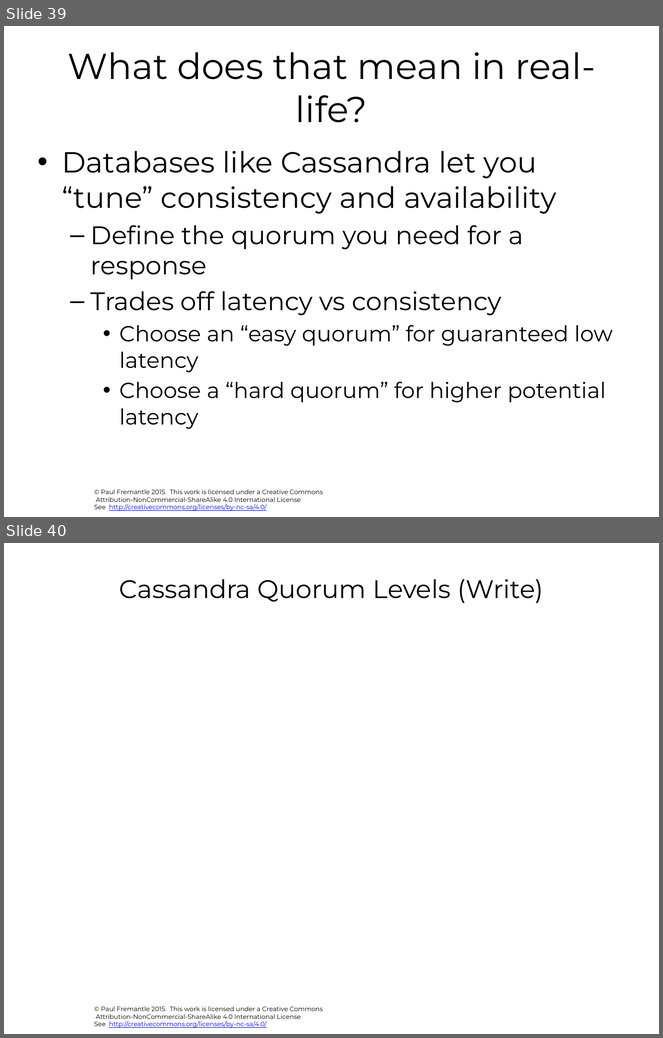
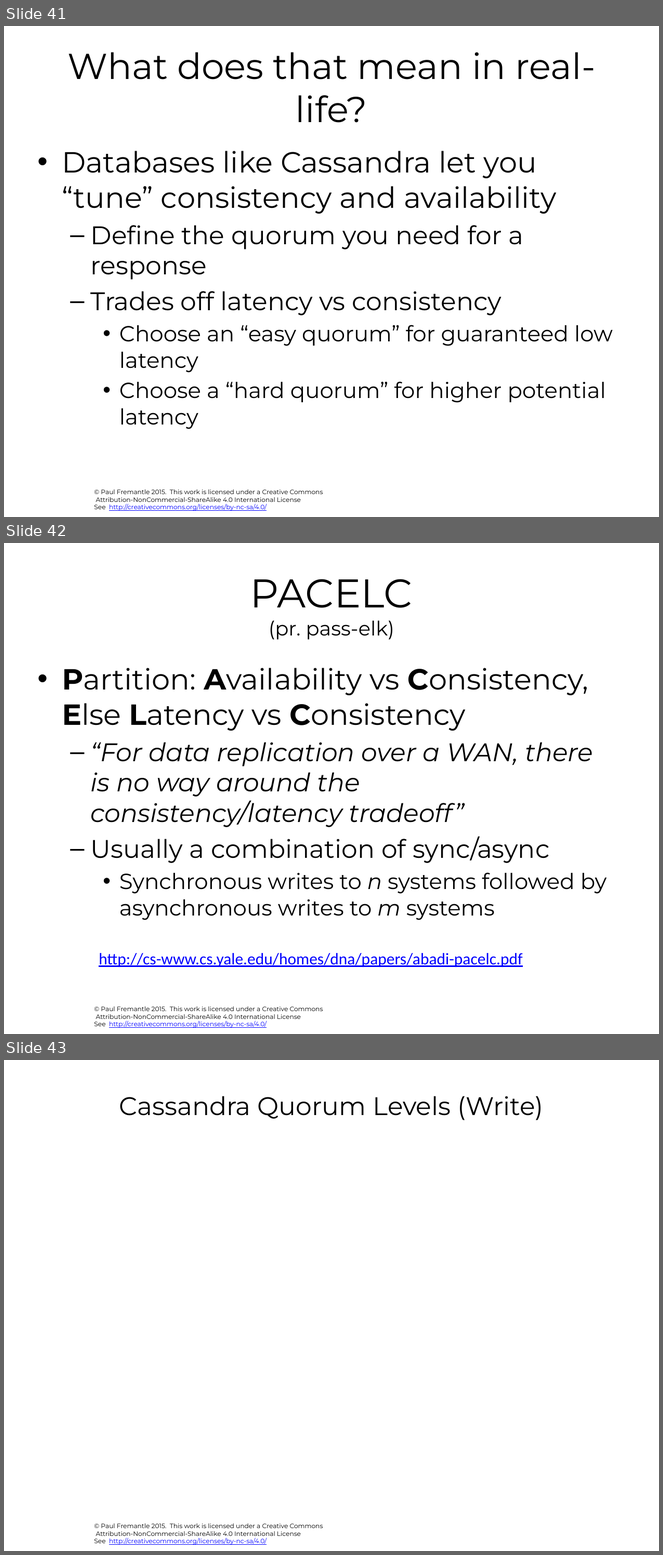
Before and after one commit to pzfreo/ox-clo, a slide deck: pres-source/03-cloud-computing-background.pptx. Shown one above the other, each under a label of ours: slides 39 and 40 before the commit, slides 41, 42 and 43 after it. The pictures are 663x1038 and 663x1555 pixels, drawn with LibreOffice and Linux fonts; fonts in the diff are those of the drawing; background and template pictures are left out. Boxes give left, top, right and bottom in pixels: in the first picture for what was removed or moved away, otherwise in the second. Text is boxed around its words. In the diff, an @@ line names an element or a change of style, - is before the commit and + after.

```diff
--- a/pres-source/03-cloud-computing-background.pptx
+++ b/pres-source/03-cloud-computing-background.pptx
@@ slide 42 added at box(4, 543, 659, 1034), background #FFFFFF; not listed: 1 template element that a slide beside it also shows @@
@@ title added at box(250, 579, 413, 640), 22 pt, text #000000 @@
+PACELC
+(pr. pass-elk)
@@ text added at box(62, 668, 607, 921), 28 pt, text #000000 @@
+• Partition: Availability vs Consistency, Else Latency vs Consistency
+  – “For data replication over a WAN, there is no way around the consistency/latency tradeoff”
+  – Usually a combination of sync/async
+    • Synchronous writes to n systems followed by asynchronous writes to m systems
@@ text added at box(99, 953, 522, 967), 18 pt, text #0000FF, underline @@
+http://cs-www.cs.yale.edu/homes/dna/papers/abadi-pacelc.pdf
@@ what was slide 39 is now slide 41 @@
@@ what was slide 40 is now slide 43 @@
```
Also in this commit, not shown: 2 slides changed, 4 other slides added, 4 other files.
